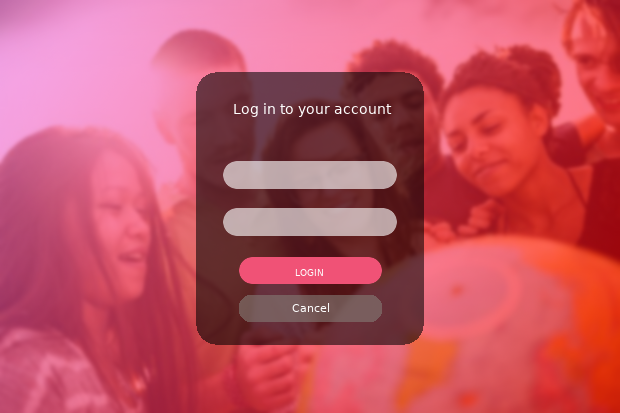
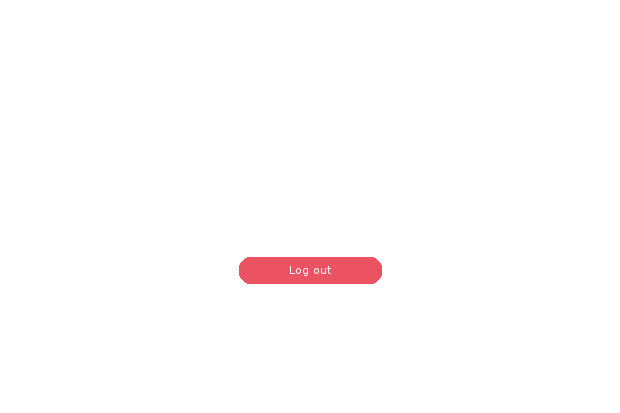
Comparing the layer stacks of the two 620px x 413px images. Changes:
removed layer "Cancel" over [292, 303, 330, 312]
renamed "LOGIN" to "Log out", painted on it over [290, 266, 331, 276]
hid "Log in to your account" over [234, 103, 392, 117]
added layer "Layer #6" above "Layer #5" over [239, 257, 382, 284]
hid "Layer #5" over [239, 257, 382, 284]
hid "Layer #4" over [223, 208, 397, 236]
hid "Layer #3" over [223, 161, 397, 189]
hid "Pasted Layer #2" over [239, 295, 382, 322]
hid "Pasted Layer #1" over [196, 72, 424, 345]
hid "Layer" over [0, 0, 620, 413]
hid "students_globe.jpg copy" over [0, 0, 620, 413]
